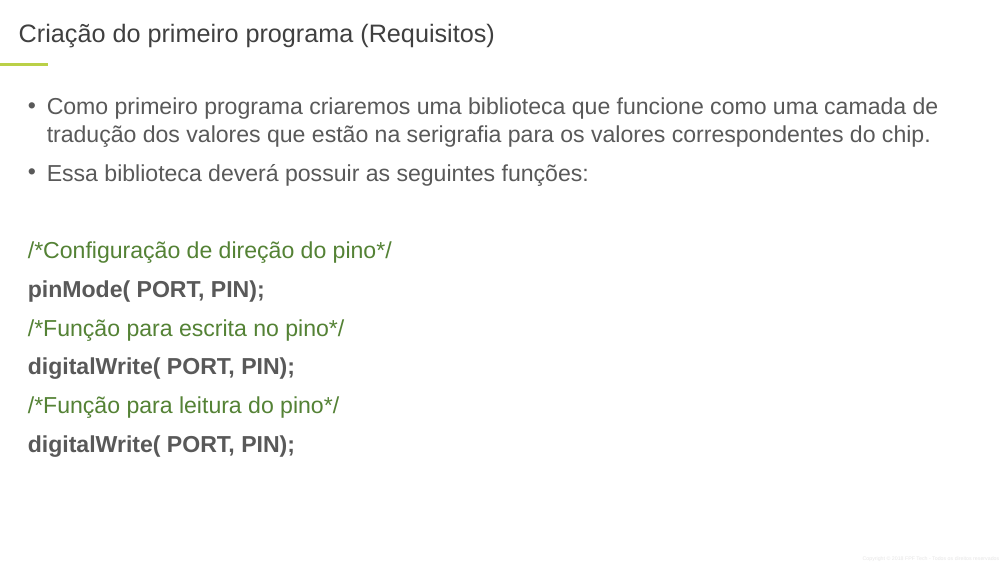
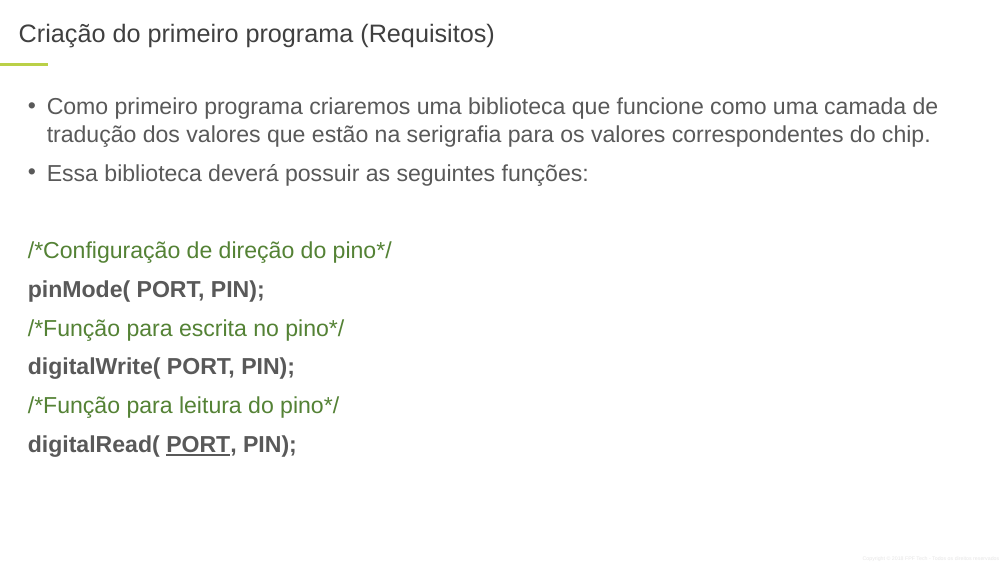
Before and after one commit to wlisboa/SistemasEmbarcados, a slide deck: slide 7 of SistemasEmbarcadosDia05.pptx. Drawn at 1008x567 pixels with LibreOffice and Linux fonts; fonts in the diff are those of the drawing; background and template pictures are left out. Boxes give left, top, right and bottom in pixels: in the first picture for what was removed or moved away, otherwise in the second. Text is boxed around its words. In the diff, an @@ line names an element or a change of style, - is before the commit and + after.

```diff
--- a/SistemasEmbarcadosDia05.pptx
+++ b/SistemasEmbarcadosDia05.pptx
@@ text at [28, 435, 297, 457]: text changed @@
-digitalWrite( PORT, PIN);
+digitalRead( PORT, PIN);
```
Also in this commit, not shown: 9 other files.
